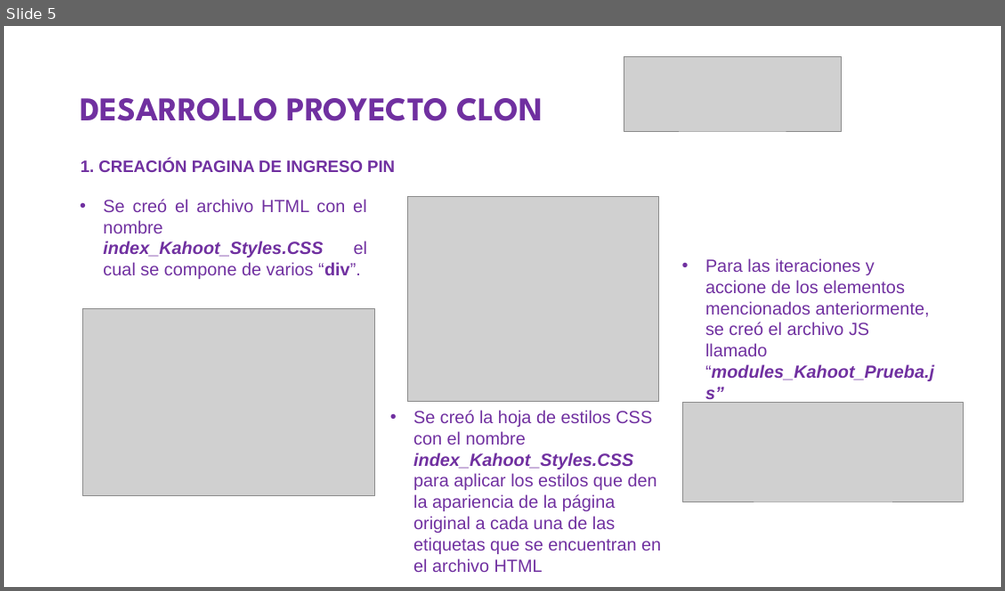
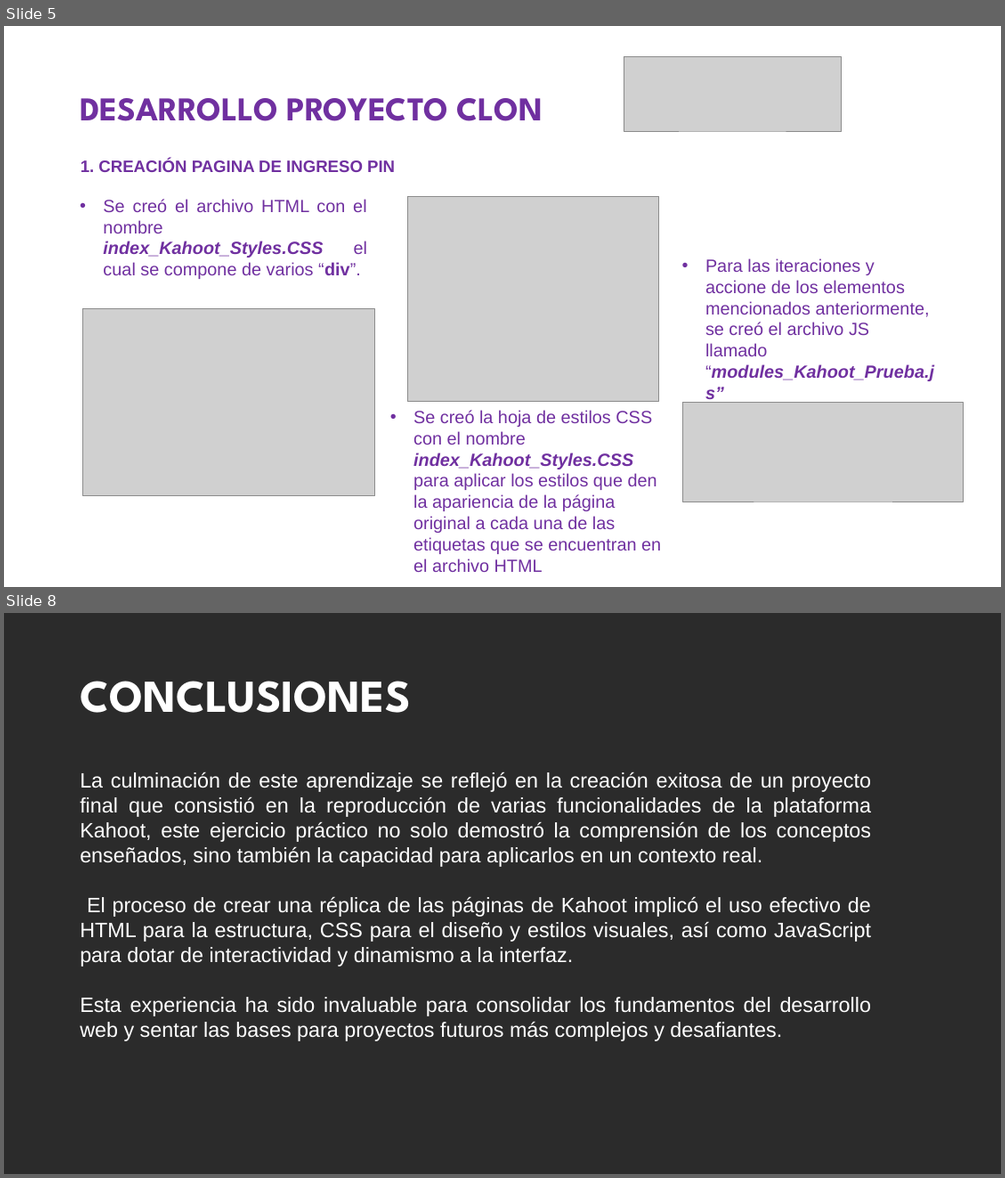
Before and after one commit to eschala/Proyecto_Clonaci-n_Kahoot_2023-2, a slide deck: Kahoot_Files_Beta_ADL/Presentacion CLON KAHOOT.pptx. Shown one above the other, each under a label of ours: slide 5 before the commit, slides 5 and 8 after it; the slides between them are not shown. The pictures are 1005x591 and 1005x1178 pixels, drawn with LibreOffice and Linux fonts; fonts in the diff are those of the drawing; grey boxes stand for pictures; background and template pictures are left out; a plain dark background stands for a picture behind light text. Boxes give left, top, right and bottom in pixels: in the first picture for what was removed or moved away, otherwise in the second. Text is boxed around its words. In the diff, an @@ line names an element or a change of style, - is before the commit and + after.

```diff
--- a/Kahoot_Files_Beta_ADL/Presentacion CLON KAHOOT.pptx
+++ b/Kahoot_Files_Beta_ADL/Presentacion CLON KAHOOT.pptx
@@ slide 8 added at (x1=4, y1=613, x2=1001, y2=1174), background picture (left out) @@
@@ title added at (x1=80, y1=681, x2=410, y2=713), 44 pt, text #FFFFFF, bold @@
+CONCLUSIONES
@@ text added at (x1=80, y1=772, x2=872, y2=1041), 20 pt, text #FFFFFF @@
+La culminación de este aprendizaje se reflejó en la creación exitosa de un proyecto final que consistió en la reproducción de varias funcionalidades de la plataforma Kahoot, este ejercicio práctico no solo demostró la comprensión de los conceptos enseñados, sino también la capacidad para aplicarlos en un contexto real.
+El proceso de crear una réplica de las páginas de Kahoot implicó el uso efectivo de HTML para la estructura, CSS para el diseño y estilos visuales, así como JavaScript para dotar de interactividad y dinamismo a la interfaz.
+Esta experiencia ha sido invaluable para consolidar los fundamentos del desarrollo web y sentar las bases para proyectos futuros más complejos y desafiantes.
```
Also in this commit, not shown: 3 slides changed, 2 other slides added.
